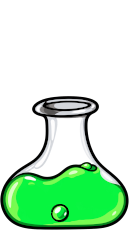
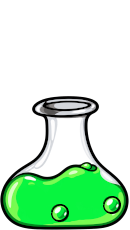
Two versions of the same layered image (130x230). Layer-by-layer changes:
added layer "big_bubble_01" above "big_bubble_00" over [103, 196, 121, 214]
